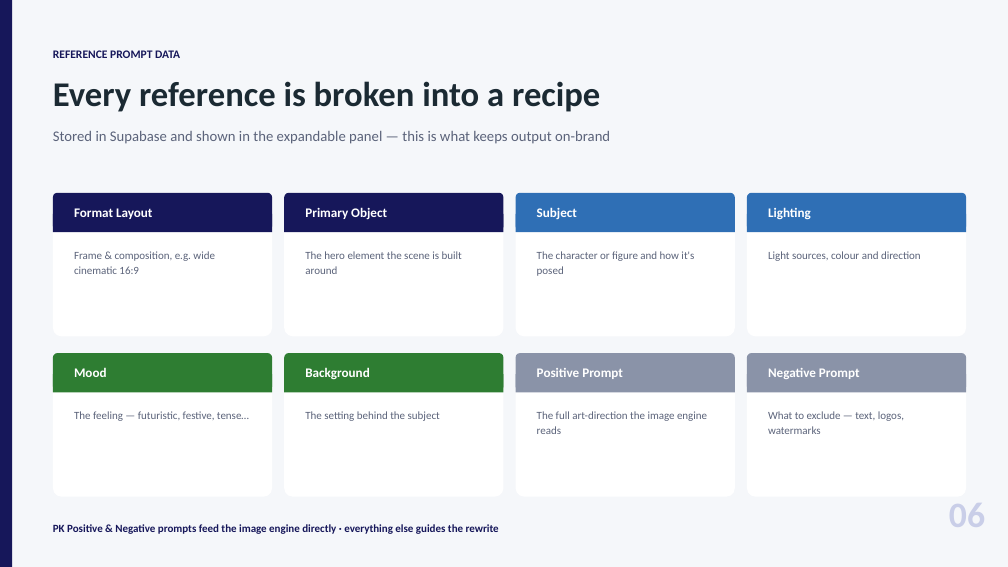
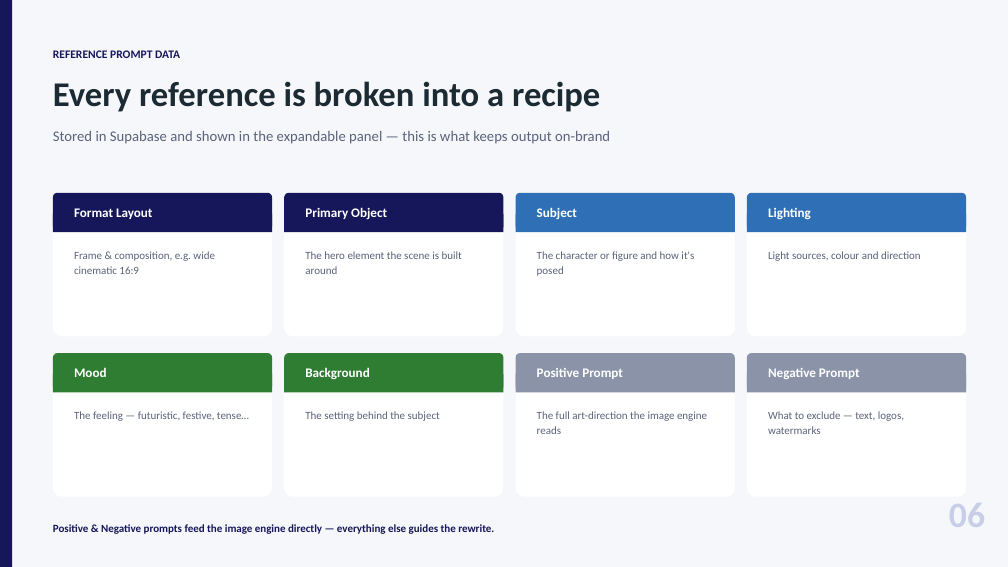
Before and after one commit to Optinet-Solutions-AI/Prompt-Generator, a slide deck: slide 6 of PromptGenerator_Overview.pptx. Drawn at 1008x567 pixels with LibreOffice and Linux fonts; fonts in the diff are those of the drawing. Boxes give left, top, right and bottom in pixels: in the first picture for what was removed or moved away, otherwise in the second. Text is boxed around its words. In the diff, an @@ line names an element or a change of style, - is before the commit and + after.

Commit message:
auto: Claude edit

```diff
--- a/PromptGenerator_Overview.pptx
+++ b/PromptGenerator_Overview.pptx
@@ text at box(53, 524, 494, 534): text changed @@
-PK Positive & Negative prompts feed the image engine directly · everything else guides the rewrite
+Positive & Negative prompts feed the image engine directly — everything else guides the rewrite.
```
